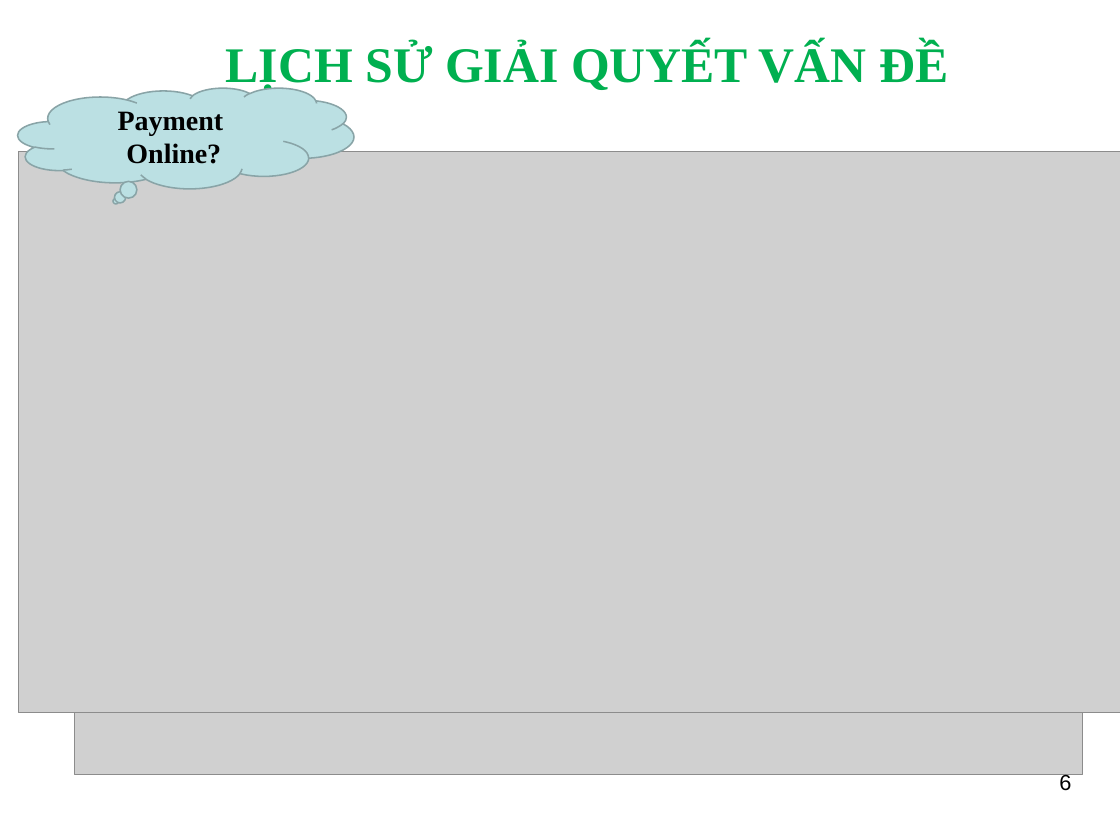
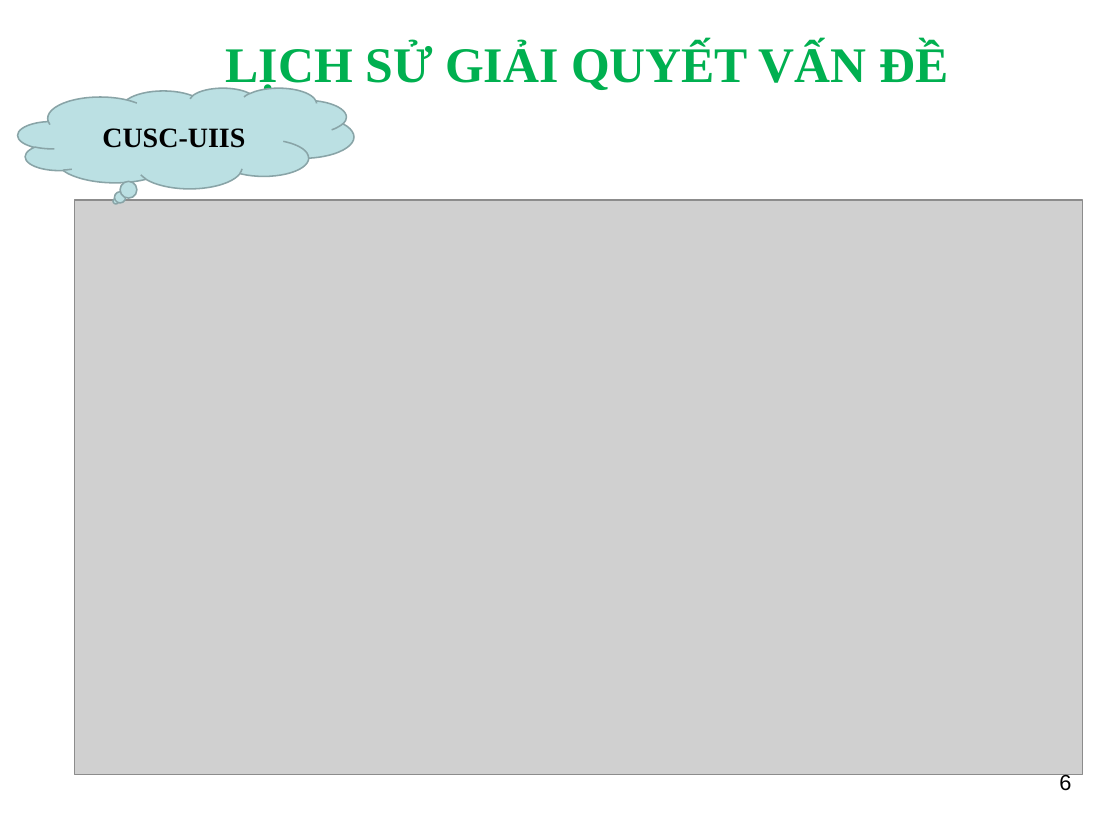
Before and after one commit to ngthuc/graduation-thesis, a slide deck: slide 6 of DOCUMENTS/documentations/Slide_HethongQuanlyProfileVienchucKhoaCNTT-TT_LeNguyenThucB1400731.ppt. Drawn at 1120x840 pixels with LibreOffice and Linux fonts; fonts in the diff are those of the drawing; grey boxes stand for pictures; background and template pictures are left out. Boxes give left, top, right and bottom in pixels: in the first picture for what was removed or moved away, otherwise in the second. Text is boxed around its words. In the diff, an @@ line names an element or a change of style, - is before the commit and + after.

```diff
--- a/DOCUMENTS/documentations/Slide_HethongQuanlyProfileVienchucKhoaCNTT-TT_LeNguyenThucB1400731.ppt
+++ b/DOCUMENTS/documentations/Slide_HethongQuanlyProfileVienchucKhoaCNTT-TT_LeNguyenThucB1400731.ppt
@@ text in thought cloud at bbox=[102, 128, 245, 148]: text changed @@
-Payment Online?
+CUSC-UIIS
@@ picture removed at bbox=[19, 151, 1120, 712] @@
```
Also in this commit, not shown: 7 other slides changed, 10 slides added, 7 slides removed, 2 other files.
